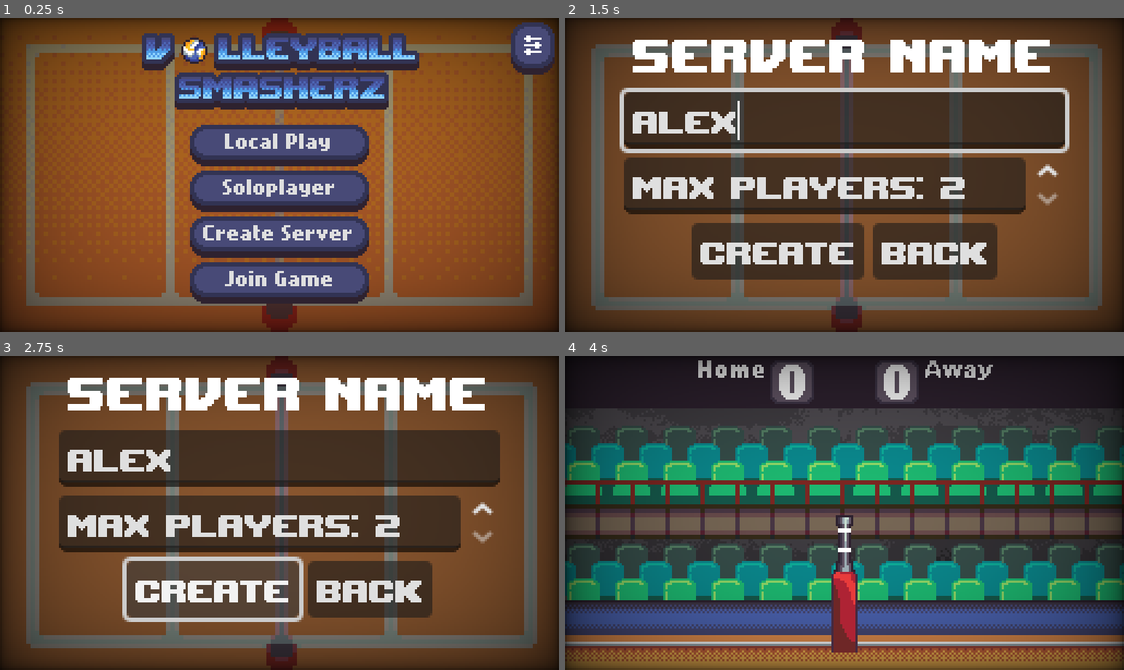
Above: before the commit, frames 1-4 (two rows, left to right).
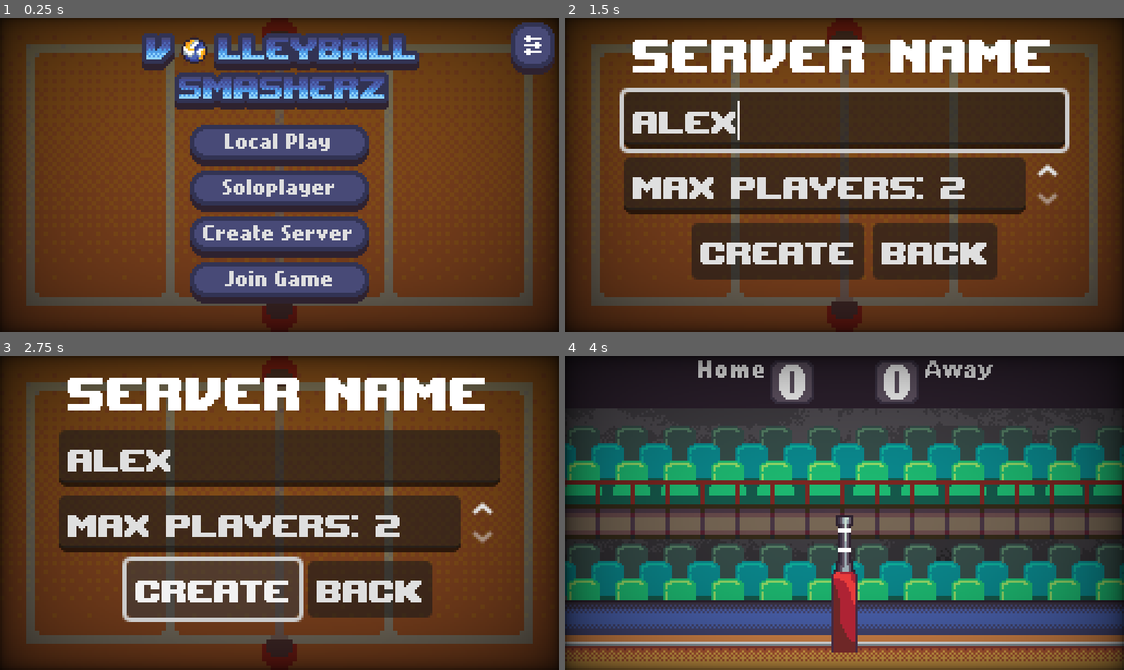
Above: after the commit, the same moments.

Repository: wonderdip/Arcade-Game
Game: Godot game, scene res://Scenes/Menus/title_screen.tscn
Same seed, same stepped clock (60 frames per second), same inputs: the game is played once before the commit and once after it.
Inputs (mouse positions are in pixels of both pictures, inside the frame that each line leads up to):
- Up to frame 1 (0.25 s): no input
- Up to frame 2 (1.5 s): click "Create Server" at 0.5 s; click (844, 121) at 1.27 s; type "Alex" at 1.35 s
- Up to frame 3 (2.75 s): click "Create" at 2 s
- Up to frame 4 (4 s): click "Back" at 2.75 s; click "Local Play" at 3.5 s

The runs differ from the first frame. In frame 1, 60% of the frame differs, in the area x 1-99%, y 1-98%; in frame 2, 8.9%; in frame 3, 9.0%; in frame 4, nothing differs.

Commit message:
changed server browser ui
this shit is fucking killing me

Diff:
--- a/Scenes/Menus/server_browser.tscn
+++ b/Scenes/Menus/server_browser.tscn
@@ -1,8 +1,8 @@
-[gd_scene load_steps=6 format=3 uid="uid://d3ycdm22efqyq"]
+[gd_scene load_steps=7 format=3 uid="uid://d3ycdm22efqyq"]
 
 [ext_resource type="Theme" uid="uid://colk31q20bk6u" path="res://Themes/main_theme.tres" id="1_rfd8m"]
 [ext_resource type="Script" uid="uid://qi4qb347fwmd" path="res://Scripts/server_browser.gd" id="2_6a1mq"]
-[ext_resource type="Texture2D" uid="uid://ic27ga3or3yx" path="res://Assets/Start Screen/TopViewCourt.png" id="3_akvjh"]
+[ext_resource type="Texture2D" uid="uid://bqo6kuh7gw6rn" path="res://Assets/Start Screen/TopViewCourt_Gradient.png" id="3_rfd8m"]
 [ext_resource type="Shader" uid="uid://binjhiy2didyr" path="res://Shaders/Vignette.gdshader" id="4_245e3"]
 
 [sub_resource type="ShaderMaterial" id="ShaderMaterial_qpmdq"]
@@ -11,6 +11,8 @@
 shader_parameter/vignette_opacity = 0.30000001425
 shader_parameter/vignette_rgb = Color(0, 0, 0, 1)
 shader_parameter/overlay_mode = true
+
+[sub_resource type="StyleBoxEmpty" id="StyleBoxEmpty_rfd8m"]
 
 [node name="ServerBrowser" type="Control"]
 layout_mode = 3
@@ -26,7 +28,7 @@
 modulate = Color(0.6, 0.6, 0.6, 1)
 position = Vector2(128, 72)
 scale = Vector2(2, 2)
-texture = ExtResource("3_akvjh")
+texture = ExtResource("3_rfd8m")
 
 [node name="Vignette" type="ColorRect" parent="."]
 material = SubResource("ShaderMaterial_qpmdq")
@@ -51,9 +53,9 @@
 anchor_top = 0.5
 anchor_right = 0.5
 anchor_bottom = 0.5
-offset_left = -113.75
+offset_left = -99.375
 offset_top = -72.0
-offset_right = 113.75
+offset_right = 99.375
 offset_bottom = 72.0
 grow_horizontal = 2
 grow_vertical = 2
@@ -70,12 +72,26 @@
 text = "Available Servers"
 horizontal_alignment = 1
 
+[node name="StatusLabel" type="Label" parent="ScrollContainer/VBoxContainer"]
+layout_mode = 2
+theme_override_font_sizes/font_size = 20
+text = "Searching..."
+horizontal_alignment = 1
+
 [node name="ServerList" type="ItemList" parent="ScrollContainer/VBoxContainer"]
+custom_minimum_size = Vector2(0, 50)
 layout_mode = 2
+allow_reselect = true
 allow_search = false
 auto_width = true
 auto_height = true
 item_count = 1
+
+[node name="HSeparator" type="HSeparator" parent="ScrollContainer/VBoxContainer"]
+visible = false
+layout_mode = 2
+theme_override_constants/separation = 29
+theme_override_styles/separator = SubResource("StyleBoxEmpty_rfd8m")
 
 [node name="HBoxContainer" type="HBoxContainer" parent="ScrollContainer/VBoxContainer"]
 layout_mode = 2
@@ -99,17 +115,11 @@
 
 [node name="IPInput" type="LineEdit" parent="ScrollContainer/VBoxContainer/ManualConnect"]
 layout_mode = 2
-placeholder_text = "IP #"
+placeholder_text = "IP Adrs"
 
 [node name="ConnectButton" type="Button" parent="ScrollContainer/VBoxContainer/ManualConnect"]
 layout_mode = 2
-text = "Ip Connect"
-
-[node name="StatusLabel" type="Label" parent="ScrollContainer/VBoxContainer"]
-layout_mode = 2
-theme_override_font_sizes/font_size = 20
-text = "Searching..."
-horizontal_alignment = 1
+text = "IP Connect"
 
 [connection signal="item_selected" from="ScrollContainer/VBoxContainer/ServerList" to="." method="_on_server_list_item_selected"]
 [connection signal="pressed" from="ScrollContainer/VBoxContainer/HBoxContainer/Refresh" to="." method="_on_refresh_button_pressed"]
--- a/Scenes/Menus/server_maker.tscn
+++ b/Scenes/Menus/server_maker.tscn
@@ -2,7 +2,7 @@
 
 [ext_resource type="FontFile" uid="uid://bock84trufxhp" path="res://Assets/Fonts/upheavtt.ttf" id="1_u4q3l"]
 [ext_resource type="Script" uid="uid://cormkrc826hhi" path="res://Scripts/server_maker.gd" id="2_fi4rl"]
-[ext_resource type="Texture2D" uid="uid://ic27ga3or3yx" path="res://Assets/Start Screen/TopViewCourt.png" id="3_xb0mg"]
+[ext_resource type="Texture2D" uid="uid://bqo6kuh7gw6rn" path="res://Assets/Start Screen/TopViewCourt_Gradient.png" id="3_xb0mg"]
 [ext_resource type="Shader" uid="uid://binjhiy2didyr" path="res://Shaders/Vignette.gdshader" id="4_aw7ix"]
 
 [sub_resource type="Theme" id="Theme_fwjh7"]
--- a/Scenes/Menus/title_screen.tscn
+++ b/Scenes/Menus/title_screen.tscn
@@ -67,7 +67,7 @@
 grow_vertical = 2
 
 [node name="BGCourt" type="Sprite2D" parent="."]
-modulate = Color(0.8, 0.8, 0.8, 1)
+modulate = Color(0.6, 0.6, 0.6, 1)
 scale = Vector2(2, 2)
 texture = ExtResource("1_rga2t")
 
--- a/Scripts/networkhandler.gd
+++ b/Scripts/networkhandler.gd
@@ -22,16 +22,14 @@
 		retry_count += 1
 
 	if error != OK:
-		push_error("❌ Failed to create server: %s" % error)
+		push_error("Failed to create server: %s" % error)
 		return
 
 	multiplayer.multiplayer_peer = peer
 	multiplayer.peer_connected.connect(_on_peer_connected)
 	multiplayer.peer_disconnected.connect(_on_peer_disconnected)
 
-	var local_ips = IP.get_local_addresses()
-	print("✅ Server started on port %d" % port)
-	print("🌐 Local IPs: ", local_ips)
+	print("Server started on port %d" % port, IP)
 
 	# Start broadcasting AFTER server is created
 	ServerDiscovery.start_broadcasting(server_name, port, MAX_CLIENTS)
@@ -41,12 +39,12 @@
 # -------------------------------------------------------------------
 
 func join_server(ip_address: String, port: int = DEFAULT_PORT) -> void:
-	print("🔌 Attempting to connect to server at %s:%d" % [ip_address, port])
+	print("Attempting to connect to server at %s:%d" % [ip_address, port])
 
 	peer = ENetMultiplayerPeer.new()
 	var error = peer.create_client(ip_address, port)
 	if error != OK:
-		push_error("❌ Failed to connect: %s" % error)
+		push_error("Failed to connect: %s" % error)
 		return
 
 	multiplayer.multiplayer_peer = peer
@@ -62,41 +60,36 @@
 # -------------------------------------------------------------------
 
 func _on_peer_connected(id: int) -> void:
-	print("🟢 Peer connected:", id)
+	print("Peer connected:", id)
 	var player_count = multiplayer.get_peers().size() + 1  # +1 = server itself
 	ServerDiscovery.update_player_count(player_count)
 
 	if player_count > MAX_CLIENTS:
-		print("⚠️ Server full! Disconnecting peer:", id)
 		rpc_id(id, "_notify_server_full")
 		await get_tree().create_timer(0.1).timeout
 		peer.disconnect_peer(id)
 
 @rpc("any_peer")
 func _notify_server_full():
-	print("🚫 Server is full! Returning to browser.")
+	print("Server is full! Returning to browser.")
 	get_tree().change_scene_to_file("res://Scenes/Menus/server_browser.tscn")
 
-# -------------------------------------------------------------------
-
 func _on_peer_disconnected(id: int) -> void:
-	print("🔴 Peer disconnected:", id)
+	print("Peer disconnected:", id)
 	var player_count = multiplayer.get_peers().size() + 1
 	ServerDiscovery.update_player_count(player_count)
 
 func _on_server_disconnected() -> void:
-	print("⚠️ Disconnected from server. Returning to browser.")
+	print("Disconnected from server. Returning to browser.")
 	get_tree().change_scene_to_file("res://Scenes/Menus/server_browser.tscn")
 
 func _on_connected_to_server() -> void:
-	print("✅ Connected to server successfully!")
+	print("Connected to server successfully!")
 	get_tree().change_scene_to_file("res://Scenes/world.tscn")
 
 func _on_connection_failed() -> void:
-	print("❌ Connection failed. Returning to browser.")
+	print("Connection failed. Returning to browser.")
 	get_tree().change_scene_to_file("res://Scenes/Menus/server_browser.tscn")
-
-# -------------------------------------------------------------------
 
 func _exit_tree() -> void:
 	if peer:
--- a/Scripts/server_browser.gd
+++ b/Scripts/server_browser.gd
@@ -29,7 +29,7 @@
 		status_label.text = "No servers found"
 		join_button.disabled = true
 		return
-	status_label.text = "Found " + str(discovered_servers.size()) + " server(s)"
+
 	for key in discovered_servers:
 		var server = discovered_servers[key]
 		var display_text = ""
@@ -60,7 +60,7 @@
 func _on_manual_connect_pressed():
 	var ip_text = manual_ip_input.text.strip_edges()
 	if ip_text.is_empty():
-		status_label.text = "Enter IP address"
+		status_label.text = "Enter IP"
 		return
 
 	# Parse IP and port (format: "10.0.0.218" or "10.0.0.218:41677")
@@ -81,7 +81,6 @@
 func refresh_servers():
 	discovered_servers.clear()
 	server_list.clear()
-	status_label.text = "Searching"
 	searching = true
 	animate_search_label()
 
@@ -93,17 +92,26 @@
 		ServerDiscovery.send_discovery_request()
 		await get_tree().create_timer(1.0).timeout
 
+	ServerDiscovery.stop_discovery_client()
 	searching = false
 	if discovered_servers.is_empty():
-		status_label.text = "No servers found"
+		status_label.text = "No server found"
+		hide_label()
 	else:
-		status_label.text = "Search done (" + str(discovered_servers.size()) + " found)"
+		status_label.text = "Search done"
+		hide_label()
+
+func hide_label():
+	if not searching:
+		await get_tree().create_timer(1.0).timeout
+		status_label.visible = false
 
 func animate_search_label() -> void:
 	await get_tree().process_frame  # allow UI to update
 	var dot_count := 0
 	while searching:
 		dot_count = (dot_count + 1) % 4  # cycles 0–3
+		status_label.visible = true
 		status_label.text = "Searching" + ".".repeat(dot_count)
 		await get_tree().create_timer(0.5).timeout
 
--- a/Scripts/server_discovery.gd
+++ b/Scripts/server_discovery.gd
@@ -47,9 +47,7 @@
 	}
 
 	is_broadcasting = true
-	print("🔊 Server UDP broadcasting enabled on port %d (game port: %d)" % [BROADCAST_PORT, game_port])
-	print("🌐 Local IPs: ", IP.get_local_addresses())
-
+	print("UDP broadcasting enabled on port %d (game port: %d)" % [BROADCAST_PORT, game_port])
 
 # -----------------------------
 # CLIENT SIDE
@@ -76,7 +74,7 @@
 
 	# Start periodic discovery
 	discovery_timer.start()
-	print("📡 Started discovery client")
+	print("Started discovery client")
 
 
 func send_discovery_request():
@@ -91,9 +89,9 @@
 		udp_client.set_dest_address(bcast, BROADCAST_PORT)
 		var result = udp_client.put_packet(data)
 		if result == OK:
-			print("➡️ Sent discovery request to %s:%d" % [bcast, BROADCAST_PORT])
+			print("Sent discovery request to %s:%d" % [bcast, BROADCAST_PORT])
 		else:
-			print("❌ Failed to send to %s: %s" % [bcast, result])
+			print("Failed to send to %s: %s" % [bcast, result])
 
 
 # -----------------------------
@@ -104,8 +102,7 @@
 		udp_server.close()
 		udp_server = null
 	is_broadcasting = false
-	print("🛑 Stopped broadcasting")
-
+	print("Stopped broadcasting")
 
 func stop_discovery_client():
 	if udp_client:
@@ -113,12 +110,8 @@
 		udp_client = null
 	discovery_timer.stop()
 	is_discovering = false
-	print("🛑 Stopped discovery client")
-
-
-# -----------------------------
-# MAIN LOOP
-# -----------------------------
+	print("Stopped discovery client")
+
 func _process(_delta):
 	# SERVER: respond to discovery requests
 	if is_broadcasting and udp_server and udp_server.get_available_packet_count() > 0:
@@ -130,7 +123,7 @@
 			var message = JSON.parse_string(message_str)
 
 			if message and message.get("type") == "discovery_request":
-				print("📨 Discovery request from: %s:%d" % [sender_ip, sender_port])
+				print("Discovery request from: %s:%d" % [sender_ip, sender_port])
 				_send_server_info(sender_ip, sender_port)
 
 	# CLIENT: receive server info responses
@@ -143,7 +136,7 @@
 
 			if server_info and server_info.get("type") == "server_info":
 				server_info.ip = sender_ip
-				print("✅ Found server: '%s' at %s:%d (Players: %d/%d)" % [
+				print("Found server: '%s' at %s:%d (Players: %d/%d)" % [
 					server_info.get("name", "Unnamed"),
 					sender_ip,
 					server_info.get("port", 0),
@@ -168,9 +161,9 @@
 	var result = udp_server.put_packet(JSON.stringify(response).to_utf8_buffer())
 
 	if result == OK:
-		print("📤 Sent server info to %s:%d" % [target_ip, target_port])
+		print("Sent server info to %s:%d" % [target_ip, target_port])
 	else:
-		print("❌ Failed to send server info: %s" % result)
+		print("Failed to send server info: %s" % result)
 
 
 func _on_discovery_timer_timeout():
@@ -215,17 +208,15 @@
 			if broadcast_16 not in result:
 				result.append(broadcast_16)
 
-	print("🌐 Broadcasting to addresses: ", result)
-	print("🏠 Your local IPs: ", IP.get_local_addresses())
+	print("Broadcasting to addresses: ", result)
 	return result
 
-
 # Update player count dynamically
+# called by networkhandler
 func update_player_count(count: int):
 	if current_server_info.has("players"):
 		current_server_info.players = count
-		print("👥 Updated player count to: %d" % count)
-
+		print("Player count is: %d" % count)
 
 func _exit_tree():
 	stop_broadcasting()
--- a/Themes/main_theme.tres
+++ b/Themes/main_theme.tres
@@ -25,10 +25,10 @@
 
 [sub_resource type="StyleBoxTexture" id="StyleBoxTexture_j453h"]
 texture = ExtResource("4_kcyw7")
-texture_margin_left = 5.0
-texture_margin_top = 5.0
-texture_margin_right = 5.0
-texture_margin_bottom = 5.0
+texture_margin_left = 6.0
+texture_margin_top = 6.0
+texture_margin_right = 6.0
+texture_margin_bottom = 6.0
 
 [sub_resource type="StyleBoxTexture" id="StyleBoxTexture_jg5j1"]
 content_margin_right = 20.0
@@ -50,6 +50,6 @@
 Label/font_sizes/font_size = 20
 Label/fonts/font = ExtResource("4_jg5j1")
 LineEdit/font_sizes/font_size = 8
-LineEdit/fonts/font = ExtResource("5_2f3ak")
+LineEdit/fonts/font = ExtResource("1_ybks7")
 LineEdit/styles/normal = SubResource("StyleBoxTexture_jg5j1")
 VBoxContainer/constants/separation = 2
Binary file changed: Assets/UI/Panel.png
